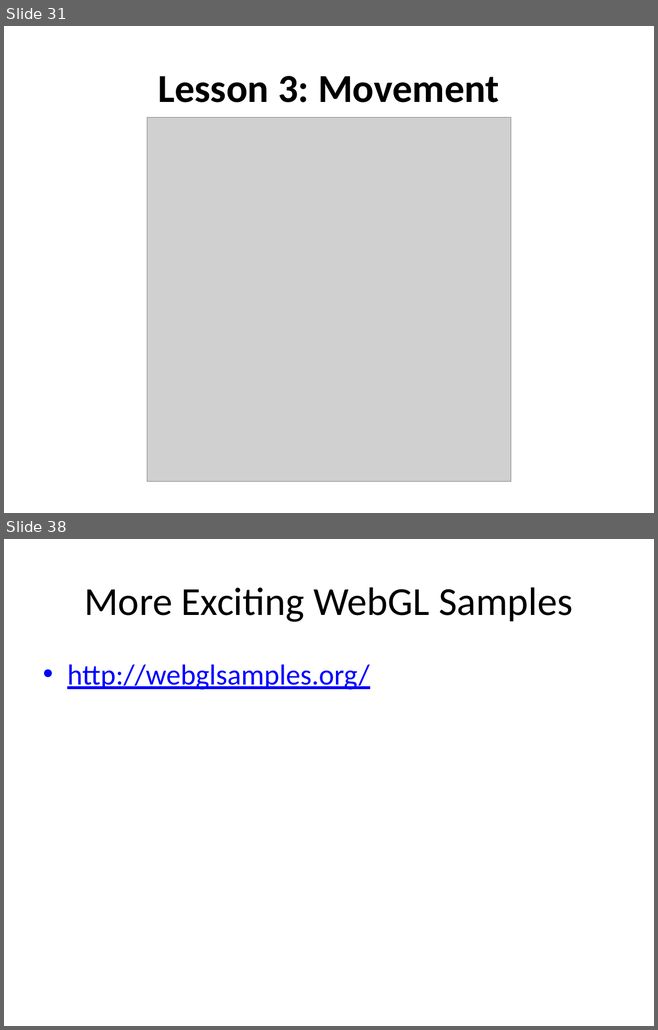
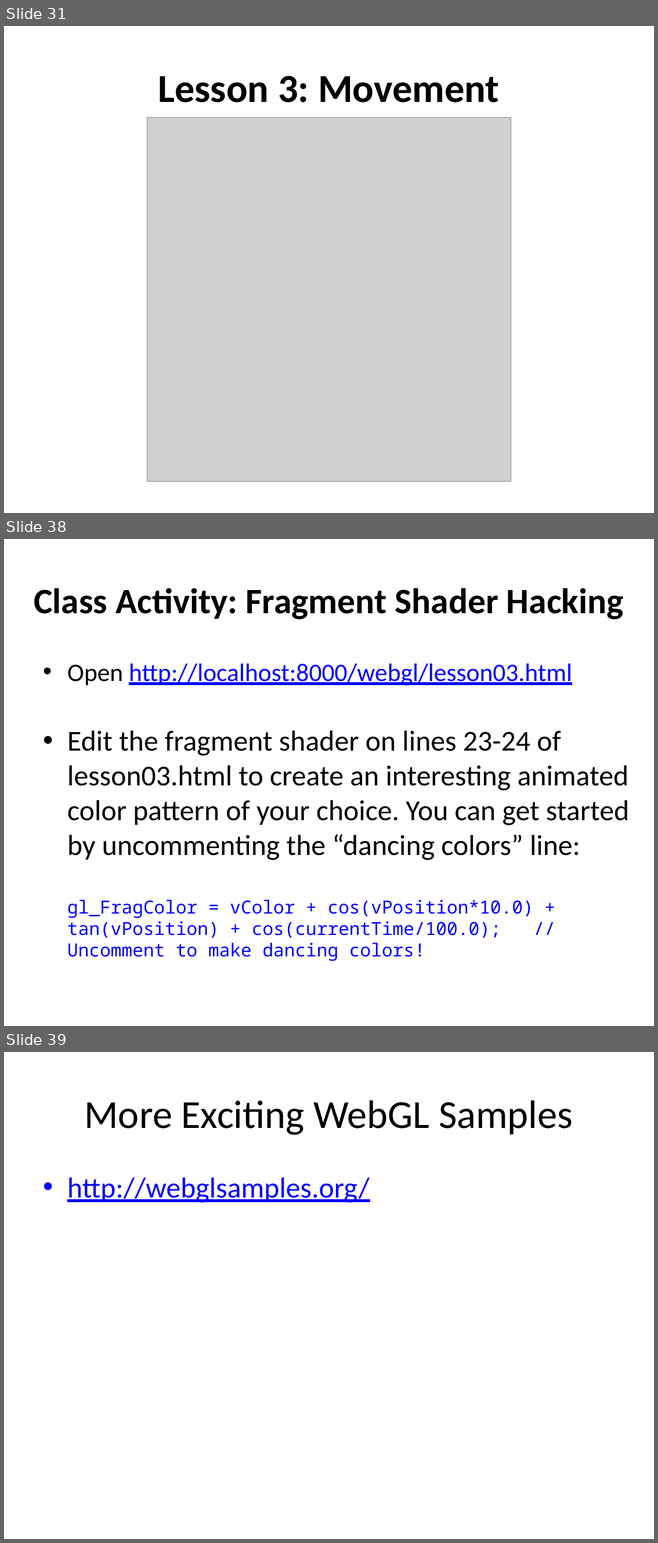
Before and after one commit to uva-graphics/webgl, a slide deck: slides.pptx. Shown one above the other, each under a label of ours: slides 31 and 38 before the commit, slides 31, 38 and 39 after it; the slides between them are not shown. The pictures are 658x1030 and 658x1543 pixels, drawn with LibreOffice and Linux fonts; fonts in the diff are those of the drawing; grey boxes stand for pictures. Boxes give left, top, right and bottom in pixels: in the first picture for what was removed or moved away, otherwise in the second. Text is boxed around its words. In the diff, an @@ line names an element or a change of style, - is before the commit and + after.

Commit message:
update slides and add dancing colors option to lesson 3 (WebGL)

```diff
--- a/slides.pptx
+++ b/slides.pptx
@@ slide 38 added at [4, 539, 654, 1026], background #FFFFFF @@
@@ title added at [34, 588, 623, 620], 39.6 pt, text #000000, bold @@
+Class Activity: Fragment Shader Hacking
@@ text added at [67, 663, 629, 961], 32 pt, text #000000 @@
+• Open http://localhost:8000/webgl/lesson03.html
+• Edit the fragment shader on lines 23-24 of lesson03.html to create an interesting animated color pattern of your choice. You can get started by uncommenting the “dancing colors” line:
+  gl_FragColor = vColor + cos(vPosition*10.0) + tan(vPosition) + cos(currentTime/100.0); // Uncomment to make dancing colors!
@@ what was slide 38 is now slide 39 @@
```
Also in this commit, not shown: 16 slides changed, 1 other file.
